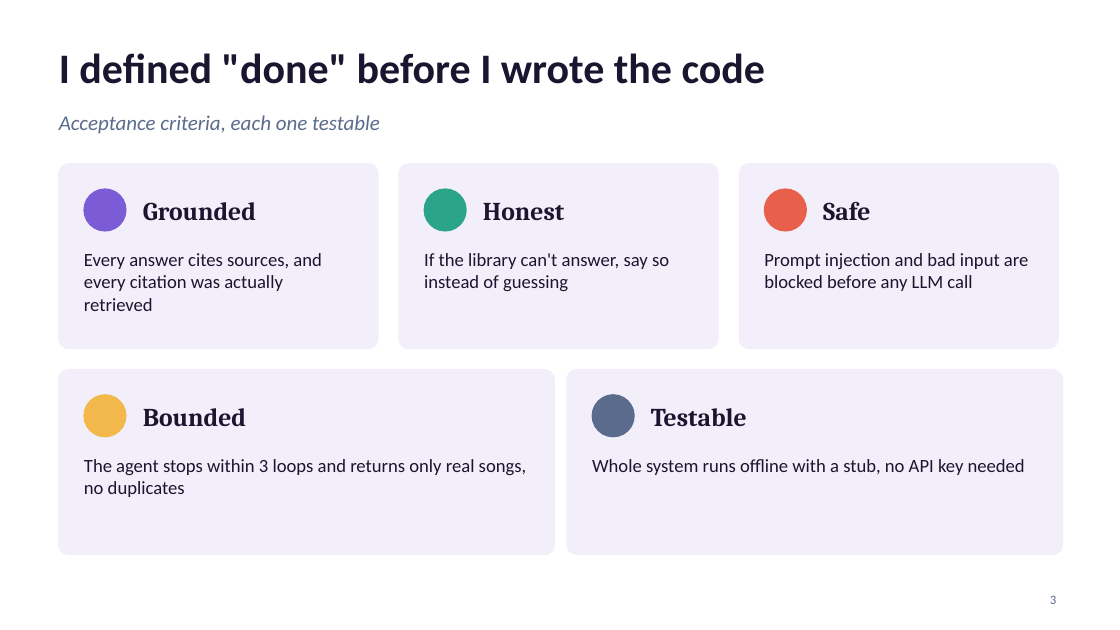
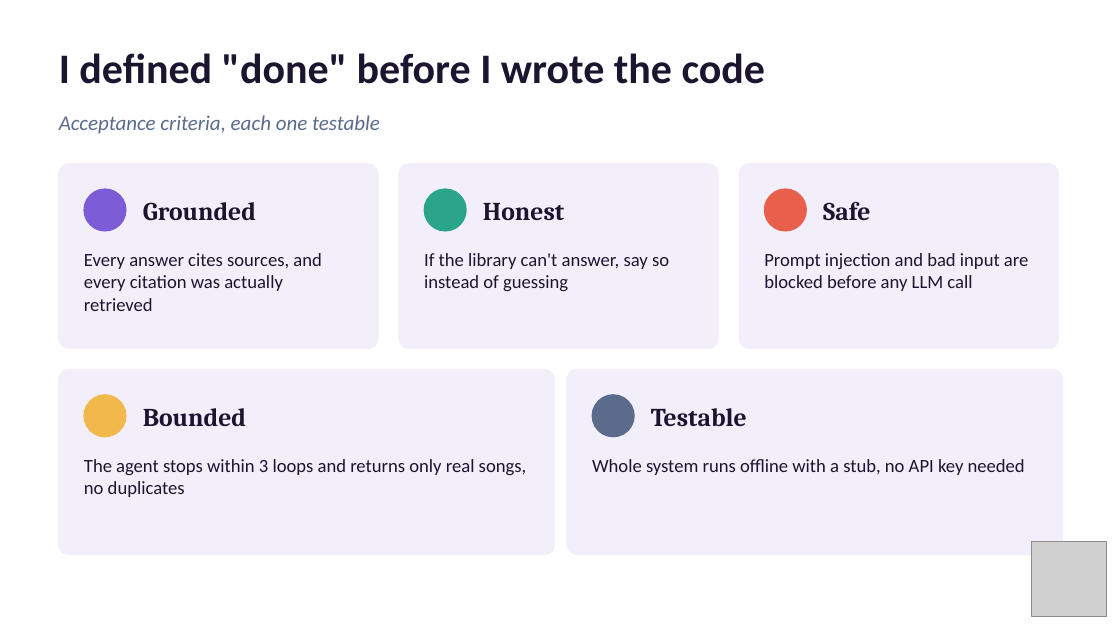
Before and after one commit to darrendbutler/applied-ai-system-project, a slide deck: slide 3 of assets/presentation.pptx. Drawn at 1120x630 pixels with LibreOffice and Linux fonts; fonts in the diff are those of the drawing; grey boxes stand for pictures. Boxes give left, top, right and bottom in pixels: in the first picture for what was removed or moved away, otherwise in the second. Text is boxed around its words. In the diff, an @@ line names an element or a change of style, - is before the commit and + after.

```diff
--- a/assets/presentation.pptx
+++ b/assets/presentation.pptx
@@ picture added at (x1=1032, y1=541, x2=1107, y2=616) @@
@@ page number removed at (x1=1050, y1=595, x2=1056, y2=604) @@
-3
```
Also in this commit, not shown: 7 other slides changed, 1 other file.
